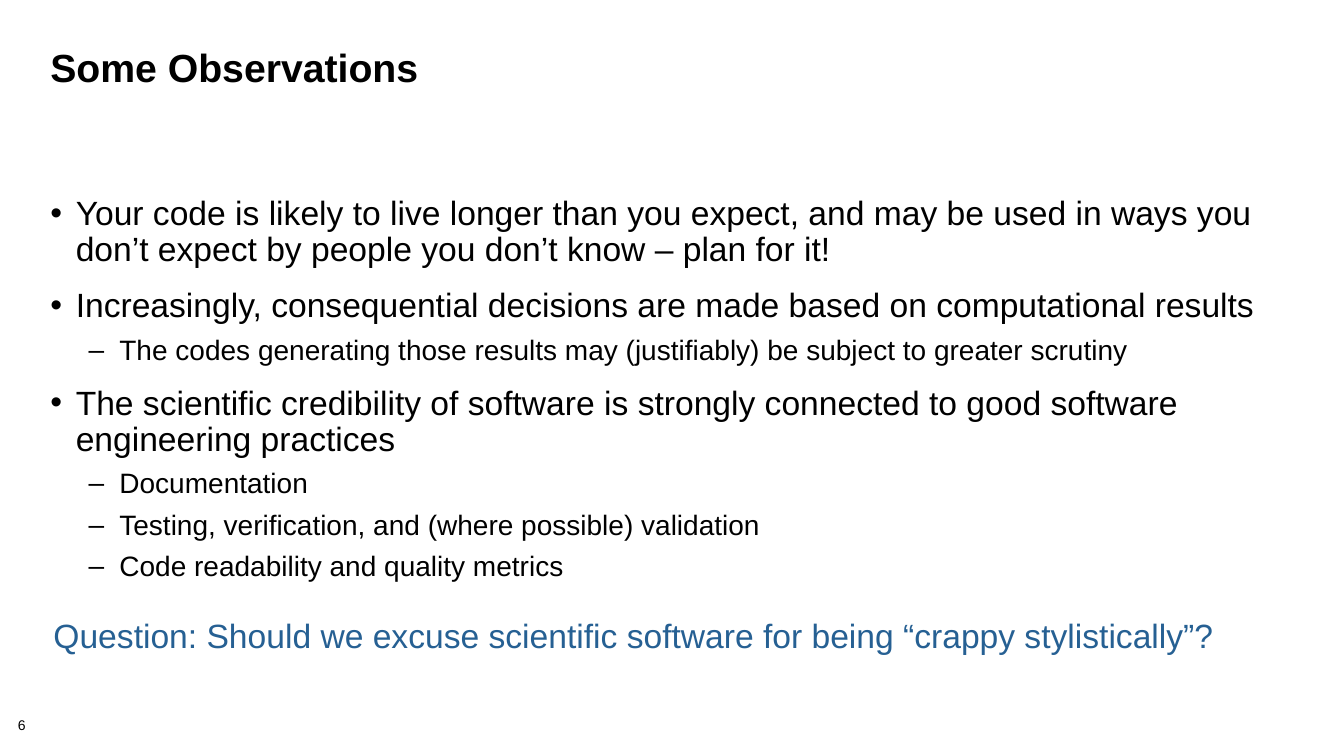
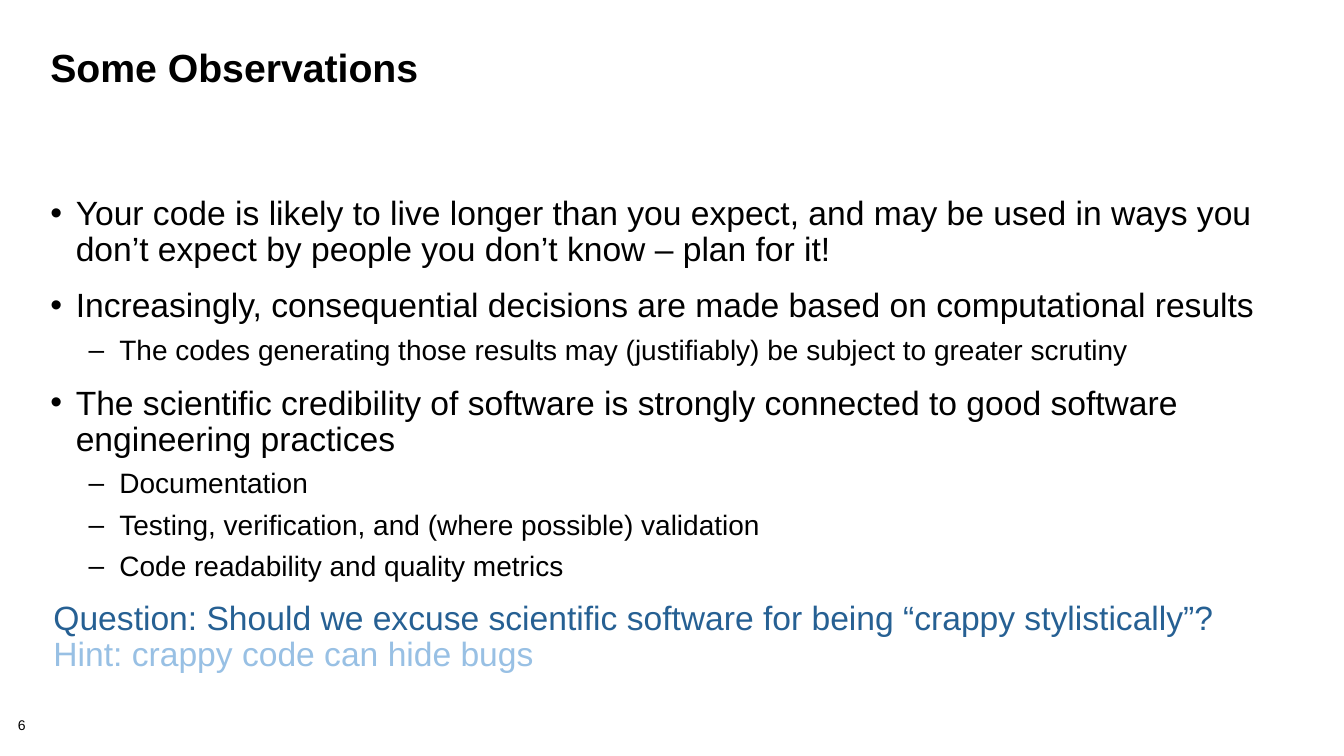
Before and after one commit to betterscientificsoftware/bssw-tutorial, a slide deck: slide 6 of presentations/summary.pptx. Drawn at 1344x756 pixels with LibreOffice and Linux fonts; fonts in the diff are those of the drawing; background and template pictures are left out. Boxes give left, top, right and bottom in pixels: in the first picture for what was removed or moved away, otherwise in the second. Text is boxed around its words. In the diff, an @@ line names an element or a change of style, - is before the commit and + after.

```diff
--- a/presentations/summary.pptx
+++ b/presentations/summary.pptx
@@ text "Question: Should we excuse scientific ...": place and size @@
-text "Question: Should we excuse scientific ..." at box(53, 623, 1213, 655)
+text "Question: Should we excuse scientific ..." at box(53, 605, 1213, 673)
@@ text at box(53, 642, 534, 673): paragraph added @@
+Hint: crappy code can hide bugs
```
Also in this commit, not shown: 2 other slides changed.
